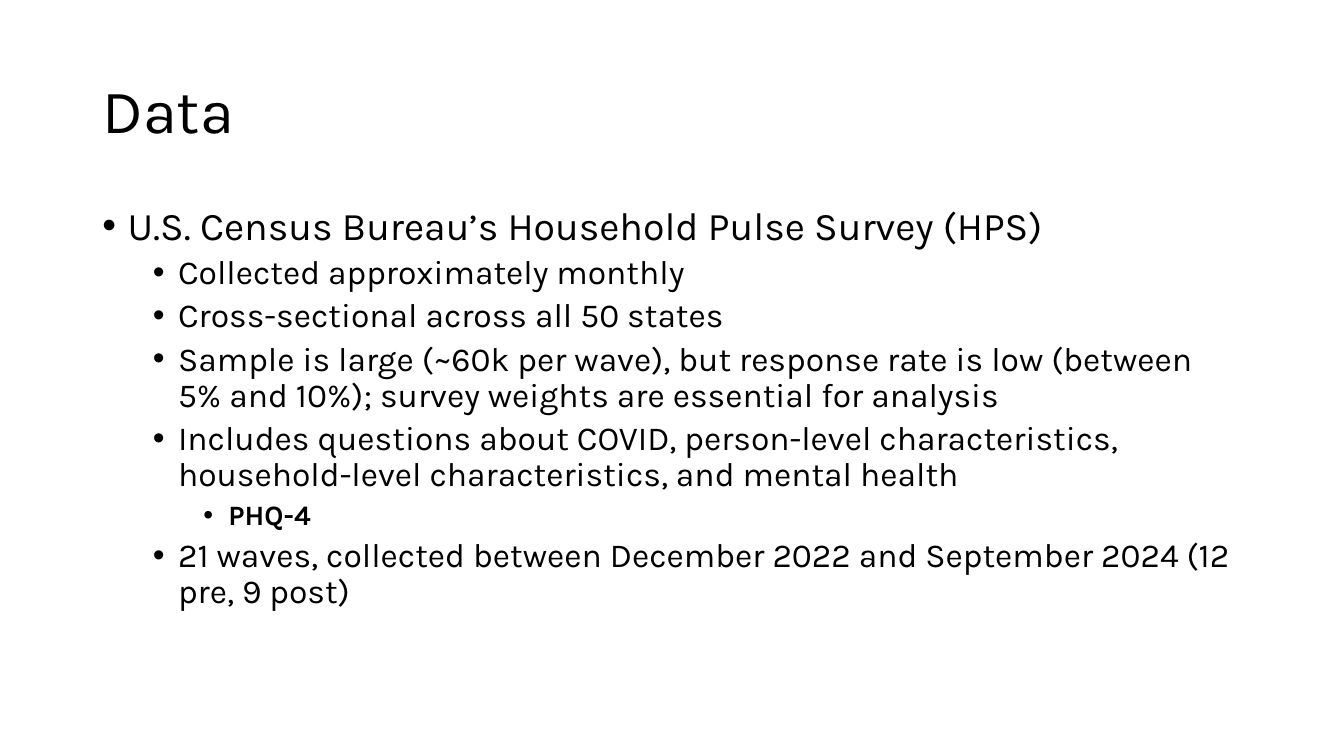
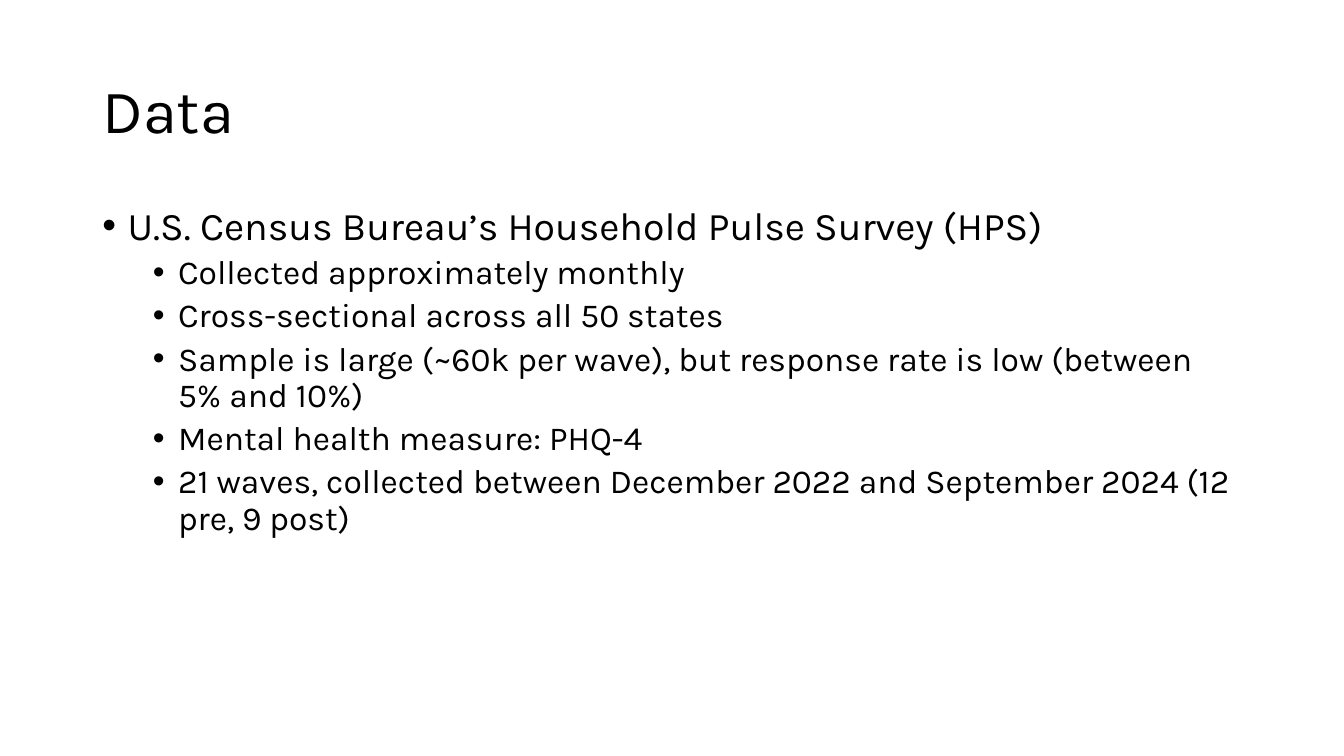
Before and after one commit to appittman/abortion-amendments, a slide deck: slide 9 of asapresentation2025_ap.pptx. Drawn at 1344x756 pixels with LibreOffice and Linux fonts; fonts in the diff are those of the drawing. Boxes give left, top, right and bottom in pixels: in the first picture for what was removed or moved away, otherwise in the second. Text is boxed around its words. In the diff, an @@ line names an element or a change of style, - is before the commit and + after.

```diff
--- a/asapresentation2025_ap.pptx
+++ b/asapresentation2025_ap.pptx
@@ text at (178, 346, 1192, 456): text changed @@
-  • Sample is large (~60k per wave), but response rate is low (between 5% and 10%); survey weights are essential for analysis
-  • Includes questions about COVID, person-level characteristics, household-level characteristics, and mental health
-    • PHQ-4
+  • Sample is large (~60k per wave), but response rate is low (between 5% and 10%)
+  • Mental health measure: PHQ-4
```
Also in this commit, not shown: 5 other slides changed, 3 other files.
